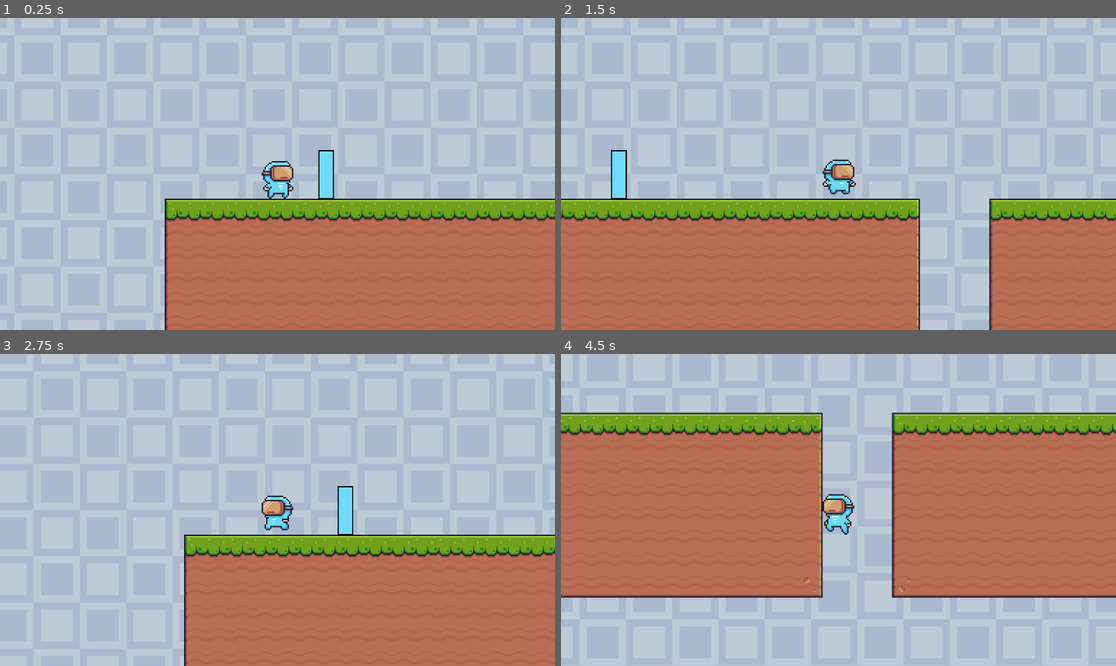
Above: before the commit, frames 1-4 (two rows, left to right).
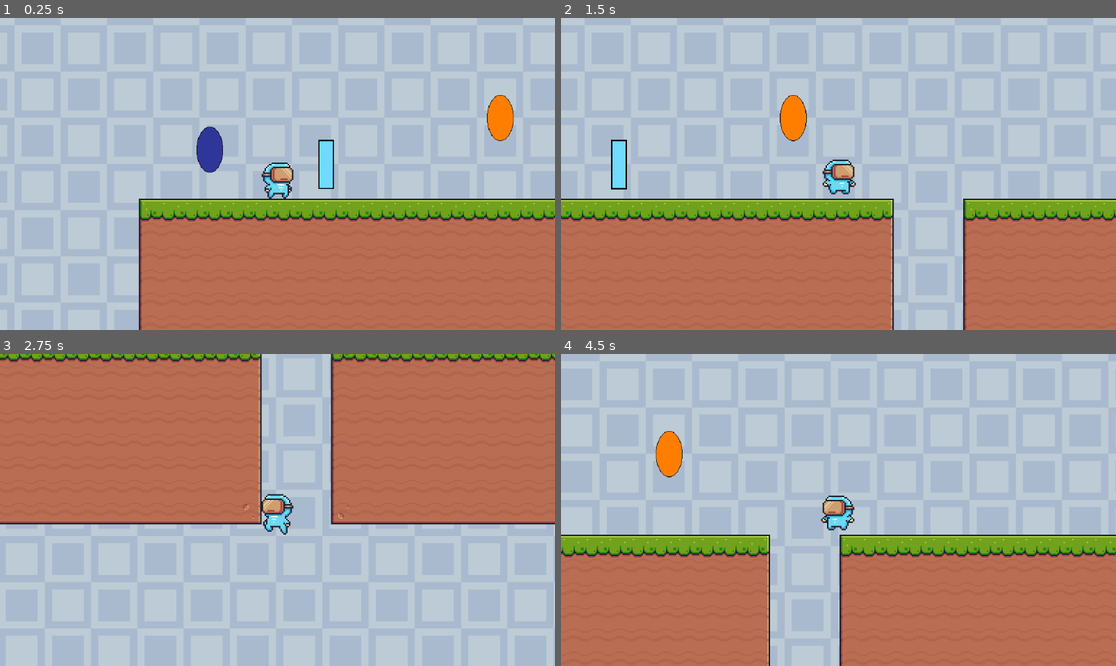
Above: after the commit, the same moments.

Repository: Zarlden/Syncronauts
Game: Godot game, scene res://Level/level_1.tscn
Two runs of this game, one before a commit and one after it. Both use one fixed random seed, a clock stepped at 60 frames per second and the inputs below.
Inputs:
- Up to frame 1 (0.25 s): no input
- Up to frame 2 (1.5 s): hold D (Right) from 0.53 s (still down); tap Space (Jump) at 0.77 s
- Up to frame 3 (2.75 s): tap Space (Jump) at 1.52 s; release D (Right) at 2.03 s; hold A (Left) from 2.03 s (still down)
- Up to frame 4 (4.5 s): release A (Left) at 2.78 s; hold D (Right) 2.78-4.28 s; tap Space (Jump) at 3.02, 3.77 s; hold A (Left) from 4.28 s (still down)

The runs differ from the first frame. In frame 1, 5.1% of the frame differs, in the area x 24-100%, y 24-100%; in frame 2, 6.7%; in frame 3, 77%, in the area x 0-100%, y 0-100%; in frame 4, 64%.

Commit message:
portal test main

Diff:
--- /dev/null
+++ b/Interactable_Objects/portal/portal.gd
@@ -0,0 +1,29 @@
+extends Node2D
+
+# Check each portal body, if a player enters, set
+# their position to the other portal
+
+var p1_pos = null
+var p2_pos = null
+
+# Called when the node enters the scene tree for the first time.
+func _ready():
+
+
+	p1_pos = $Portal1.get_position()
+	p2_pos = $Portal2.get_position()
+	print(p1_pos, p2_pos)
+
+
+# Called every frame. 'delta' is the elapsed time since the previous frame.
+func _process(delta):
+	pass
+
+func _on_portal_1_body_entered(body):
+	if body is Player:
+		body.set_position(p2_pos)
+
+
+func _on_portal_2_body_entered(body):
+	if body is Player:
+		body.set_position(p1_pos)
--- /dev/null
+++ b/Interactable_Objects/portal/portal.tscn
@@ -0,0 +1,38 @@
+[gd_scene load_steps=6 format=3 uid="uid://db6ik6psmw16n"]
+
+[ext_resource type="Script" path="res://Interactable_Objects/portal/portal.gd" id="1_12ur0"]
+[ext_resource type="Texture2D" uid="uid://cujlprbr8j0tl" path="res://Interactable_Objects/portal/portal_blue.png" id="2_wf6l0"]
+[ext_resource type="Texture2D" uid="uid://gk6dlc3h18t5" path="res://Interactable_Objects/portal/portal_orange.png" id="3_frhki"]
+
+[sub_resource type="CapsuleShape2D" id="CapsuleShape2D_jhfkp"]
+
+[sub_resource type="CapsuleShape2D" id="CapsuleShape2D_pfj0y"]
+
+[node name="Node2D" type="Node2D"]
+script = ExtResource("1_12ur0")
+
+[node name="Portal1" type="Area2D" parent="."]
+
+[node name="CollisionShape2D" type="CollisionShape2D" parent="Portal1"]
+shape = SubResource("CapsuleShape2D_jhfkp")
+metadata/_edit_group_ = true
+
+[node name="Sprite2D" type="Sprite2D" parent="Portal1"]
+scale = Vector2(0.3925, 0.3925)
+texture = ExtResource("2_wf6l0")
+metadata/_edit_group_ = true
+
+[node name="Portal2" type="Area2D" parent="."]
+
+[node name="CollisionShape2D" type="CollisionShape2D" parent="Portal2"]
+shape = SubResource("CapsuleShape2D_pfj0y")
+metadata/_edit_group_ = true
+
+[node name="Sprite2D" type="Sprite2D" parent="Portal2"]
+position = Vector2(-7.10543e-15, -5.96046e-08)
+scale = Vector2(0.3925, 0.3925)
+texture = ExtResource("3_frhki")
+metadata/_edit_group_ = true
+
+[connection signal="body_entered" from="Portal1" to="." method="_on_portal_1_body_entered"]
+[connection signal="body_entered" from="Portal2" to="." method="_on_portal_2_body_entered"]
--- a/Level/level_1.tscn
+++ b/Level/level_1.tscn
@@ -8,6 +8,7 @@
 [ext_resource type="PackedScene" uid="uid://ch6pmxvx21fnd" path="res://platform/movingPlatform.tscn" id="7_srvaw"]
 [ext_resource type="PackedScene" uid="uid://pouw3u2i4c6d" path="res://Interactable_Objects/goal.tscn" id="8_4cfu4"]
 [ext_resource type="PackedScene" uid="uid://doha7wh6blv3e" path="res://Interactable_Objects/Barrier/Barrier.tscn" id="8_wep5m"]
+[ext_resource type="PackedScene" uid="uid://db6ik6psmw16n" path="res://Interactable_Objects/portal/portal.tscn" id="9_hkpsq"]
 
 [sub_resource type="TileSetAtlasSource" id="TileSetAtlasSource_vhq63"]
 texture = ExtResource("1_7l7et")
@@ -458,6 +459,7 @@
 sources/0 = SubResource("TileSetAtlasSource_vhq63")
 
 [node name="Level_1" instance=ExtResource("1_tu8dm")]
+position = Vector2(18, -7)
 
 [node name="TextureRect" type="TextureRect" parent="." index="0"]
 offset_left = -600.0
@@ -490,3 +492,14 @@
 
 [node name="Barrier" parent="." index="9" instance=ExtResource("8_wep5m")]
 position = Vector2(33, 0)
+
+[node name="Node2D" parent="." index="10" instance=ExtResource("9_hkpsq")]
+position = Vector2(74, -29)
+
+[node name="Portal1" parent="Node2D" index="0"]
+position = Vector2(-123, 18)
+
+[node name="Portal2" parent="Node2D" index="1"]
+position = Vector2(78, -4)
+
+[editable path="Node2D"]
Binary file added: Interactable_Objects/portal/portal_blue.png
Not shown, added: Interactable_Objects/portal/portal_blue.png.import
Binary file added: Interactable_Objects/portal/portal_orange.png
Not shown, added: Interactable_Objects/portal/portal_orange.png.import
Not shown: 1 places in Level/level_1.tscn that only renumber resources
